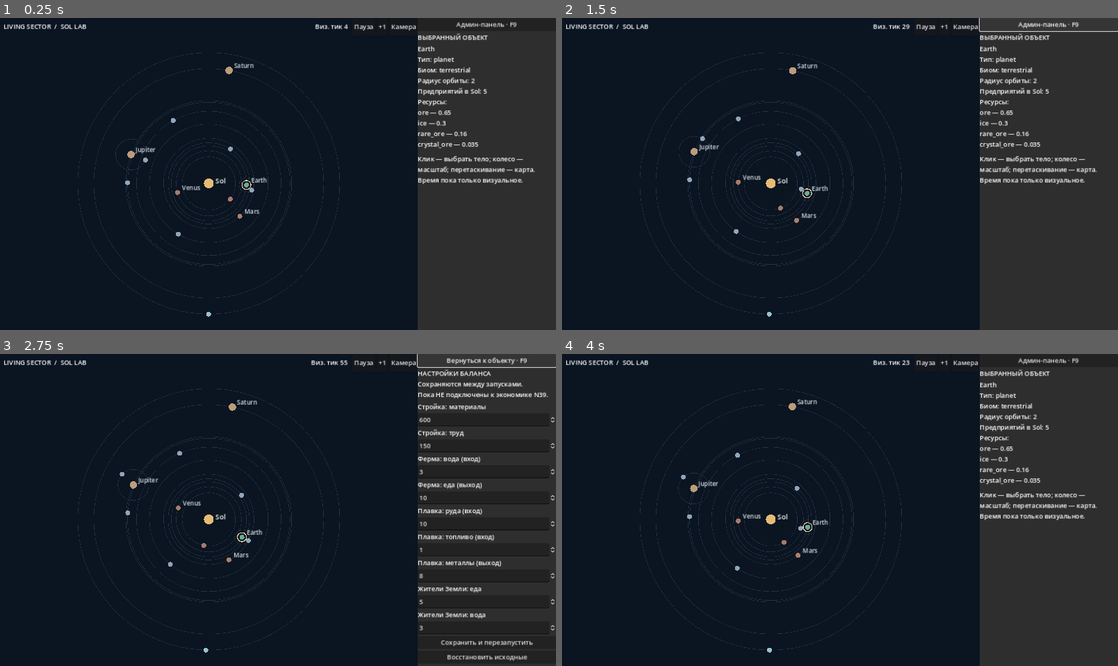
Above: before the commit, frames 1-4 (two rows, left to right).
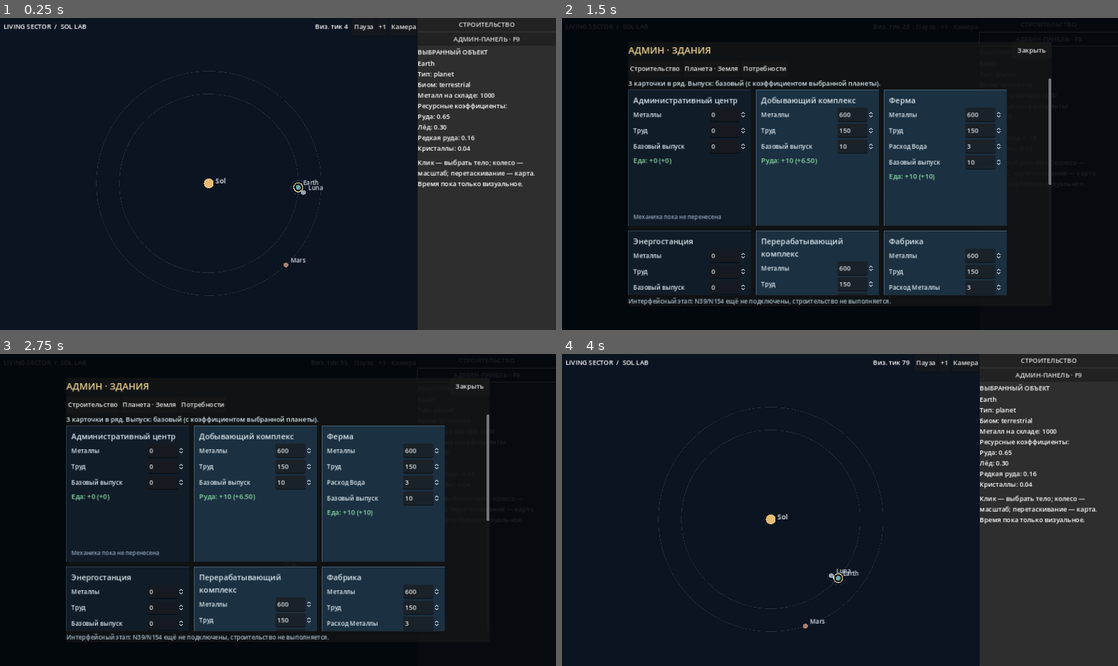
Above: after the commit, the same moments.

Repository: Mefits/Living-Sector
Game: Godot game, scene res://scenes/main.tscn
Same seed, same stepped clock (60 frames per second), same inputs: the game is played once before the commit and once after it.
Inputs (mouse positions are in pixels of both pictures, inside the frame that each line leads up to):
- Up to frame 1 (0.25 s): no input
- Up to frame 2 (1.5 s): click "Админ-панель · F9" (after the commit: "АДМИН-ПАНЕЛЬ · F9") at 0.5 s; click "Вернуться к объекту · F9" (after the commit: "АДМИН-ПАНЕЛЬ · F9") at 1.25 s
- Up to frame 3 (2.75 s): click (489, 360) at 2 s, where only the run after the commit has a clickable "СТРОИТЕЛЬСТВО"
- Up to frame 4 (4 s): click (1051, 641) at 2.75 s, where only the run before the commit has a clickable "Сохранить и перезапустить"; click (1029, 385) at 3.5 s, where only the run after the commit has a clickable "Закрыть"

The runs differ from the first frame. In frame 1, 5.0% of the frame differs, in the area x 14-97%, y 1-96%; in frame 2, 48%, in the area x 0-100%, y 0-100%; in frame 3, 46%; in frame 4, 5.0%.

Commit message:
feat(sol-lab): Godot build and admin grids, three bodies, editable planet yields [skip ci]

Diff:
--- /dev/null
+++ b/sol_lab/scripts/building_browser.gd
@@ -0,0 +1,226 @@
+extends ColorRect
+## Sol Lab build/admin surface. Config is shared with the owning scene.
+signal apply_requested
+signal reset_requested
+const Model = preload("res://scripts/sol_building_model.gd")
+var world: Dictionary = {}
+var config: Dictionary = {}
+var body_id: String = "earth"
+var page: String = "build"
+var title: Label
+var tabs: HBoxContainer
+var contents: VBoxContainer
+var feedback: Label
+
+func _ready() -> void:
+ color = Color(0.01,0.025,0.043,0.90)
+ mouse_filter = Control.MOUSE_FILTER_STOP
+ var centered := CenterContainer.new()
+ add_child(centered)
+ centered.set_anchors_and_offsets_preset(Control.PRESET_FULL_RECT)
+ var panel := PanelContainer.new()
+ panel.custom_minimum_size = Vector2(1040,650)
+ centered.add_child(panel)
+ var layout := VBoxContainer.new()
+ panel.add_child(layout)
+ var header := HBoxContainer.new()
+ layout.add_child(header)
+ title = _label(header,"",23,Color("#edd291"))
+ title.size_flags_horizontal = Control.SIZE_EXPAND_FILL
+ _button(header,"Закрыть",hide)
+ tabs = HBoxContainer.new()
+ layout.add_child(tabs)
+ var scroll := ScrollContainer.new()
+ scroll.size_flags_vertical = Control.SIZE_EXPAND_FILL
+ scroll.custom_minimum_size = Vector2(1000,515)
+ layout.add_child(scroll)
+ contents = VBoxContainer.new()
+ contents.size_flags_horizontal = Control.SIZE_EXPAND_FILL
+ scroll.add_child(contents)
+ feedback = _label(layout,"",15,Color("#a5bdcb"))
+
+func configure(source_world: Dictionary, settings: Dictionary,
+        selected_id: String, admin: bool) -> void:
+ world = source_world
+ config = settings
+ body_id = selected_id
+ _navigate("admin_buildings" if admin else "build")
+ show()
+
+func _button(parent: Node, caption: String, callback: Callable) -> Button:
+ var b := Button.new()
+ b.text = caption
+ b.custom_minimum_size = Vector2(98,41)
+ parent.add_child(b)
+ b.pressed.connect(callback)
+ return b
+
+func _label(parent: Node, value: String, font_size: int = 16,
+        tone: Color = Color("#dce8ee")) -> Label:
+ var l := Label.new()
+ l.text = value
+ l.autowrap_mode = TextServer.AUTOWRAP_WORD_SMART
+ l.add_theme_font_size_override("font_size",font_size)
+ l.add_theme_color_override("font_color",tone)
+ parent.add_child(l)
+ return l
+
+func _clear(parent: Node) -> void:
+ for child in parent.get_children():
+  child.queue_free()
+
+func _navigate(target: String) -> void:
+ page = target
+ _clear(tabs)
+ _clear(contents)
+ feedback.text = "Интерфейсный этап: N39/N154 ещё не подключены, строительство не выполняется."
+ var label: String = "Земля" if body_id=="earth" else ("Луна" if body_id=="luna" else "Марс")
+ if page=="build":
+  title.text = "СТРОИТЕЛЬСТВО · "+label
+  _button(tabs,"Админ · здания",_navigate.bind("admin_buildings"))
+  _cards(false)
+ elif page=="admin_buildings":
+  title.text = "АДМИН · ЗДАНИЯ"
+  _button(tabs,"Строительство",_navigate.bind("build"))
+  _button(tabs,"Планета · "+label,_navigate.bind("admin_planet"))
+  _button(tabs,"Потребности",_navigate.bind("admin_needs"))
+  _cards(true)
+ elif page=="admin_planet":
+  title.text = "АДМИН · ПЛАНЕТА "+label.to_upper()
+  _button(tabs,"Здания",_navigate.bind("admin_buildings"))
+  _button(tabs,"Потребности",_navigate.bind("admin_needs"))
+  _planet()
+ else:
+  title.text = "АДМИН · ПОТРЕБНОСТИ"
+  _button(tabs,"Здания",_navigate.bind("admin_buildings"))
+  _button(tabs,"Планета",_navigate.bind("admin_planet"))
+  _needs()
+ if page!="build":
+  var bar := HBoxContainer.new()
+  contents.add_child(bar)
+  _button(bar,"Сохранить и перезапустить",func(): apply_requested.emit())
+  _button(bar,"Сбросить",func(): reset_requested.emit())
+
+func _cards(editable: bool) -> void:
+ _label(contents,"3 карточки в ряд. Выпуск: базовый (с коэффициентом выбранной планеты).",16)
+ var grid := GridContainer.new()
+ grid.columns = 3
+ grid.add_theme_constant_override("h_separation",12)
+ grid.add_theme_constant_override("v_separation",12)
+ contents.add_child(grid)
+ for building in Model.BUILDINGS:
+  var id: String = str(building["id"])
+  var row: Dictionary = config["buildings"][id]
+  var available: bool = Model.available(building,config["buildings"],world,body_id)
+  var card := PanelContainer.new()
+  card.custom_minimum_size = Vector2(302,246 if not editable else 335)
+  var style := StyleBoxFlat.new()
+  style.bg_color = Color("#1b3040") if available else Color("#111c29")
+  style.border_color = Color("#435d71") if available else Color("#2b3b4a")
+  style.set_border_width_all(1)
+  style.set_content_margin_all(12)
+  card.add_theme_stylebox_override("panel",style)
+  grid.add_child(card)
+  var stack := VBoxContainer.new()
+  card.add_child(stack)
+  _label(stack,str(building["name"]),19)
+  if editable:
+   _spin(stack,"Металлы",float(row["metals"]),_edit_building.bind(id,"metals"),1,100000)
+   _spin(stack,"Труд",float(row["labor"]),_edit_building.bind(id,"labor"),1,100000)
+   for resource in building["inputs"].keys():
+    var key: String = "input_"+str(resource)
+    _spin(stack,"Расход "+Model.resource_label(str(resource)),float(row[key]),_edit_building.bind(id,key),1,100000)
+   if str(building["product"])!="none":
+    _spin(stack,"Базовый выпуск",float(row["base"]),_edit_building.bind(id,"base"),1,100000)
+  else:
+   _label(stack,"Стоимость: %d металла · %d труда" % [int(row["metals"]),int(row["labor"])],15)
+   var needs: Array[String] = []
+   for resource in building["inputs"].keys():
+    needs.append("%d %s" % [int(row["input_"+str(resource)]),Model.resource_label(str(resource))])
+   _label(stack,"Расход/цикл: "+(" + ".join(needs) if not needs.is_empty() else "—"),15)
+  var output := _label(stack,_production(building),17,Color("#89d9a3"))
+  if editable:
+   output.name = "Output_"+id
+  var spacer := Control.new()
+  spacer.size_flags_vertical = Control.SIZE_EXPAND_FILL
+  stack.add_child(spacer)
+  if not bool(building["ported"]):
+   _label(stack,"Механика пока не перенесена",14,Color("#8ea5b5"))
+  if not editable:
+   var button := _button(stack,"Заказать" if available else "Недоступно",_not_connected)
+   button.disabled = not available
+   if not available:
+    card.modulate = Color(0.65,0.69,0.75,1.0)
+
+func _production(building: Dictionary) -> String:
+ var resource: String = str(building["product"])
+ if resource=="none":
+  return "Выработка: —"
+ var value: float = float(config["buildings"][building["id"]]["base"])
+ var result: float = Model.calculated(building,config["buildings"],config["planets"],body_id)
+ return "%s: +%s (+%s)" % [Model.resource_label(resource),_number(value),_number(result)]
+
+func _number(value: float) -> String:
+ if is_equal_approx(value,roundf(value)):
+  return str(int(roundf(value)))
+ return "%.2f" % value
+
+func _not_connected() -> void:
+ feedback.text = "Заказ не создан: N39 ещё не подключён. Ресурсы не списаны."
+
+func _spin(parent: Node, name: String, value: float, callback: Callable,
+        step_value: float, upper: float) -> void:
+ var row := HBoxContainer.new()
+ parent.add_child(row)
+ var caption := _label(row,name,15)
+ caption.size_flags_horizontal = Control.SIZE_EXPAND_FILL
+ var box := SpinBox.new()
+ box.min_value = 0
+ box.max_value = upper
+ box.step = step_value
+ box.rounded = step_value >= 1
+ box.custom_minimum_size = Vector2(90,35)
+ box.value = value
+ row.add_child(box)
+ box.value_changed.connect(callback)
+
+func _edit_building(value: float, building_id: String, key: String) -> void:
+ var row: Dictionary = config["buildings"][building_id]
+ row[key] = int(roundf(value))
+ config["buildings"][building_id] = row
+ for building in Model.BUILDINGS:
+  if str(building["id"])==building_id:
+   # Update green calculated value without replacing the active SpinBox.
+   for card in contents.get_children():
+    if card is GridContainer:
+     for panel in card.get_children():
+      var output: Node = panel.find_child("Output_"+building_id,true,false)
+      if output is Label:
+       output.text = _production(building)
+   break
+ feedback.text = "Изменено. Сохраните и перезапустите."
+
+func _planet() -> void:
+ _label(contents,"Коэффициенты меняются только здесь. Итоговая выработка рассчитывается автоматически.",17)
+ _label(contents,"Еда и промышленные коэффициенты — временные настройки превью.",14)
+ var row: Dictionary = config["planets"][body_id]
+ var keys: Array = row.keys()
+ keys.sort()
+ for key in keys:
+  _spin(contents,Model.resource_label(str(key)),float(row[key]),_edit_planet.bind(str(key)),0.05,10)
+
+func _edit_planet(value: float, key: String) -> void:
+ var row: Dictionary = config["planets"][body_id]
+ row[key] = snappedf(value,0.01)
+ config["planets"][body_id] = row
+ feedback.text = "Коэффициент изменён; проверьте новое число в карточке здания."
+
+func _needs() -> void:
+ _label(contents,"Потребности жителей Земли (пока без симуляции).",17)
+ var needs: Dictionary = config["needs"]
+ _spin(contents,"Еда",float(needs.get("earth_food",5)),_edit_need.bind("earth_food"),1,100000)
+ _spin(contents,"Вода",float(needs.get("earth_water",3)),_edit_need.bind("earth_water"),1,100000)
+
+func _edit_need(value: float, key: String) -> void:
+ config["needs"][key] = int(roundf(value))
+ feedback.text = "Изменено. Сохраните и перезапустите."
--- a/sol_lab/scripts/main.gd
+++ b/sol_lab/scripts/main.gd
@@ -1,6 +1,8 @@
 extends Control
 ## Sol-only read-only visual slice. This does NOT advance authoritative N158/N39.
 const SolProfile = preload("res://scripts/sol_profile.gd")
+const Model = preload("res://scripts/sol_building_model.gd")
+const BuildingBrowser = preload("res://scripts/building_browser.gd")
 const DEFAULTS = "res://data/balance_defaults.json"
 const USER_CONFIG = "user://sol_lab_balance.json"
 const SIDE_WIDTH = 340.0
@@ -20,6 +22,7 @@
 var pause_button: Button
 var time_label: Label
 var admin_open: bool = false
+var browser: ColorRect
 
 func _ready() -> void:
     var parsed: Variant = JSON.parse_string(FileAccess.get_file_as_string("res://data/sol.json"))
@@ -31,7 +34,9 @@
         push_error("Отклонены исходные параметры спутников")
         return
     config = _load_config()
+    _init_extra_settings()
     _build_ui()
+    _make_browser()
     _show_selected()
     queue_redraw()
 
@@ -59,7 +64,8 @@
     sidebar.offset_right = 0.0
     var contents := VBoxContainer.new()
     sidebar.add_child(contents)
-    mode_button = _button(contents, "Админ-панель · F9", _toggle_admin)
+    _button(contents, "СТРОИТЕЛЬСТВО", _open_build)
+    mode_button = _button(contents, "АДМИН-ПАНЕЛЬ · F9", _toggle_admin)
     info_area = VBoxContainer.new()
     contents.add_child(info_area)
     var heading := Label.new()
@@ -72,28 +78,7 @@
     hint.text = "Клик — выбрать тело; колесо — масштаб; перетаскивание — карта.\nВремя пока только визуальное."
     hint.autowrap_mode = TextServer.AUTOWRAP_WORD_SMART
     info_area.add_child(hint)
-    admin_area = ScrollContainer.new()
-    admin_area.visible = false
-    admin_area.size_flags_vertical = Control.SIZE_EXPAND_FILL
-    contents.add_child(admin_area)
-    var items := VBoxContainer.new()
-    items.size_flags_horizontal = Control.SIZE_EXPAND_FILL
-    admin_area.add_child(items)
-    var warning := Label.new()
-    warning.text = "НАСТРОЙКИ БАЛАНСА\nСохраняются между запусками.\nПока НЕ подключены к экономике N39."
-    warning.autowrap_mode = TextServer.AUTOWRAP_WORD_SMART
-    items.add_child(warning)
-    _add_numeric(items, "construction", "materials", "Стройка: материалы")
-    _add_numeric(items, "construction", "labor", "Стройка: труд")
-    _add_numeric(items, "recipes", "farm_water_in", "Ферма: вода (вход)")
-    _add_numeric(items, "recipes", "farm_food_out", "Ферма: еда (выход)")
-    _add_numeric(items, "recipes", "smelt_ore_in", "Плавка: руда (вход)")
-    _add_numeric(items, "recipes", "smelt_fuel_in", "Плавка: топливо (вход)")
-    _add_numeric(items, "recipes", "smelt_metals_out", "Плавка: металлы (выход)")
-    _add_numeric(items, "needs", "earth_food", "Жители Земли: еда")
-    _add_numeric(items, "needs", "earth_water", "Жители Земли: вода")
-    _button(items, "Сохранить и перезапустить", _apply)
-    _button(items, "Восстановить исходные", _restore)
+
 
 func _button(parent: Node, label: String, action: Callable) -> Button:
     var b := Button.new()
@@ -155,16 +140,17 @@
         push_error("Не удалось сохранить баланс")
 
 func _restore() -> void:
-    var defaults: Variant = JSON.parse_string(FileAccess.get_file_as_string(DEFAULTS))
-    if defaults is Dictionary:
-        config = defaults
-        _apply()
+    if FileAccess.file_exists(USER_CONFIG):
+        if DirAccess.remove_absolute(ProjectSettings.globalize_path(USER_CONFIG)) != OK:
+            push_error("Не удалось сбросить баланс")
+            return
+    get_tree().call_deferred("reload_current_scene")
 
 func _toggle_admin() -> void:
-    admin_open = not admin_open
-    info_area.visible = not admin_open
-    admin_area.visible = admin_open
-    mode_button.text = "Вернуться к объекту · F9" if admin_open else "Админ-панель · F9"
+    if browser.visible:
+        browser.hide()
+    else:
+        browser.configure(world, config, selected, true)
 
 func _pause() -> void:
     paused = not paused
@@ -191,7 +177,7 @@
 
 func _radius(body: Dictionary) -> float:
     var r: float = float(body.get("orbit_radius", 0.0))
-    return (30.0 + pow(clampf(r / 24.0, 0.0, 1.0), 0.62) * minf(size.y, size.x - SIDE_WIDTH) * 0.38) * zoom
+    return (30.0 + pow(clampf(r / 4.0, 0.0, 1.0), 0.62) * minf(size.y, size.x - SIDE_WIDTH) * 0.38) * zoom
 
 func _position(center: Vector2, radius: float, body: Dictionary, period_key: String) -> Vector2:
     var period: float = maxf(float(body.get(period_key, 1.0)), 1.0)
@@ -202,10 +188,14 @@
     positions.clear()
     for item in world.get("bodies", []):
         var b: Dictionary = item
+        if not Model.VISIBLE.has(str(b.get("id", ""))):
+            continue
         if str(b.get("parent_body_id", "")).is_empty():
             positions[str(b.get("id", ""))] = _position(_center(), _radius(b), b, "orbit_period")
     for item in world.get("bodies", []):
         var b: Dictionary = item
+        if not Model.VISIBLE.has(str(b.get("id", ""))):
+            continue
         var parent: String = str(b.get("parent_body_id", ""))
         if not parent.is_empty() and positions.has(parent):
             var moon_r: float = clampf(float(b.get("satellite_orbit_radius_native", 0.0)) * 1600.0, 18.0, 38.0) * zoom
@@ -218,6 +208,8 @@
     _rebuild_positions()
     for item in world.get("bodies", []):
         var b: Dictionary = item
+        if not Model.VISIBLE.has(str(b.get("id", ""))):
+            continue
         var parent: String = str(b.get("parent_body_id", ""))
         var radius: float = _radius(b)
         var c: Vector2 = _center()
@@ -230,6 +222,8 @@
     draw_string(font, _center() + Vector2(16, 0), "Sol", HORIZONTAL_ALIGNMENT_LEFT, -1, 17, Color.WHITE)
     for item in world.get("bodies", []):
         var b: Dictionary = item
+        if not Model.VISIBLE.has(str(b.get("id", ""))):
+            continue
         var id: String = str(b.get("id", ""))
         if not positions.has(id):
             continue
@@ -245,24 +239,27 @@
         draw_circle(pos, dot_radius, color)
         if selected == id:
             draw_arc(pos, dot_radius + 5.0, 0.0, TAU, 32, Color("#ecd391"), 2.0)
-        if selected == id or id in ["earth", "venus", "mars", "jupiter", "saturn"]:
+        if selected == id or id in ["earth", "luna", "mars"]:
             draw_string(font, pos + Vector2(11, -6), str(b.get("name", id)), HORIZONTAL_ALIGNMENT_LEFT, -1, 15, Color("#d4dfe5"))
 
 func _show_selected() -> void:
     if details == null:
         return
-    for item in world.get("bodies", []):
-        if str(item.get("id", "")) != selected:
-            continue
-        var resources: Dictionary = item.get("resources", {})
-        var parts: Array[String] = []
-        for resource in resources.keys():
-            parts.append("%s — %s" % [str(resource), str(resources[resource])])
-        var facilities: int = 0
-        for f in world.get("facilities", []):
-            if str(f.get("body", "")) == selected:
-                facilities += 1
-        details.text = "%s\nТип: %s\nБиом: %s\nРадиус орбиты: %s\nПредприятий в Sol: %d\nРесурсы:\n%s" % [str(item.get("name", selected)), str(item.get("type", "")), str(item.get("biome", "")), str(item.get("orbit_radius", "")), facilities, "\n".join(parts)]
+    for body in world.get("bodies", []):
+        if str(body.get("id", "")) != selected:
+            continue
+        var items: Array[String] = [
+            str(body.get("name", selected)),
+            "Тип: "+str(body.get("type", "—")),
+            "Биом: "+str(body.get("biome", "—")),
+            "Металл на складе: %d" % Model.stock(world,selected),
+            "Ресурсные коэффициенты:"
+        ]
+        var coeff: Dictionary = config.get("planets",{}).get(selected,{})
+        for key in body.get("resources",{}).keys():
+            items.append("%s: %.2f" % [Model.resource_label(str(key)),
+                float(coeff.get(key,0.0))])
+        details.text = "\n".join(items)
         return
 
 func _gui_input(event: InputEvent) -> void:
@@ -301,3 +298,39 @@
     if event is InputEventKey and event.pressed and not event.echo and event.keycode == KEY_F9:
         _toggle_admin()
         get_viewport().set_input_as_handled()
+
+func _init_extra_settings() -> void:
+    config["buildings"] = Model.building_defaults()
+    config["planets"] = Model.planet_defaults(world)
+    if not FileAccess.file_exists(USER_CONFIG):
+        return
+    var parsed: Variant = JSON.parse_string(FileAccess.get_file_as_string(USER_CONFIG))
+    if not (parsed is Dictionary):
+        return
+    for group in ["buildings","planets"]:
+        var saved: Variant = parsed.get(group,null)
+        if not (saved is Dictionary):
+            continue
+        var target: Dictionary = config[group]
+        for id in target.keys():
+            if not (saved.get(id,null) is Dictionary):
+                continue
+            var defaults: Dictionary = target[id]
+            for key in defaults.keys():
+                var n: Variant = saved[id].get(key,null)
+                if (n is float or n is int) and is_finite(float(n)) and (
+                        float(n) >= 0.0) and float(n) <= 100000.0:
+                    defaults[key] = float(n) if group=="planets" else int(n)
+            target[id] = defaults
+        config[group] = target
+
+func _make_browser() -> void:
+    browser = BuildingBrowser.new()
+    add_child(browser)
+    browser.set_anchors_and_offsets_preset(Control.PRESET_FULL_RECT)
+    browser.apply_requested.connect(_apply)
+    browser.reset_requested.connect(_restore)
+    browser.hide()
+
+func _open_build() -> void:
+    browser.configure(world,config,selected,false)
--- /dev/null
+++ b/sol_lab/scripts/sol_building_model.gd
@@ -0,0 +1,61 @@
+extends RefCounted
+## UI-only catalog; original Rust-port seed is unchanged.
+const VISIBLE: Array = ["earth", "luna", "mars"]
+const BUILDINGS: Array = [
+ {"id":"administrative_center","name":"Административный центр","product":"food","base":0,"inputs":{},"ported":false},
+ {"id":"mining_rig","name":"Добывающий комплекс","product":"ore","base":10,"inputs":{},"ported":true},
+ {"id":"farm","name":"Ферма","product":"food","base":10,"inputs":{"water":3},"ported":true},
+ {"id":"power_plant","name":"Энергостанция","product":"energy_cells","base":0,"inputs":{},"ported":false},
+ {"id":"refinery","name":"Перерабатывающий комплекс","product":"metals","base":8,"inputs":{"ore":10,"fuel":1},"ported":true},
+ {"id":"factory","name":"Фабрика","product":"components","base":5,"inputs":{"metals":3,"polymers":1},"ported":true},
+ {"id":"spaceport","name":"Космопорт","product":"none","base":0,"inputs":{},"ported":false},
+ {"id":"orbital_platform","name":"Орбитальная платформа","product":"none","base":0,"inputs":{},"ported":false},
+ {"id":"shipyard","name":"Верфь (модуль)","product":"none","base":0,"inputs":{},"ported":false}
+]
+const LABELS: Dictionary = {"ore":"Руда","ice":"Лёд","gas":"Газ","rare_ore":"Редкая руда","crystal_ore":"Кристаллы","water":"Вода","food":"Еда","metals":"Металлы","components":"Компоненты","fuel":"Топливо","polymers":"Полимеры","energy_cells":"Энергия","none":"—"}
+static func resource_label(id: String) -> String:
+ return str(LABELS.get(id,id))
+static func building_defaults() -> Dictionary:
+ var result: Dictionary = {}
+ for b in BUILDINGS:
+  var native: bool = bool(b["ported"])
+  var row: Dictionary = {"metals":600 if native else 0,"labor":150 if native else 0,"base":int(b["base"])}
+  for ingredient in b["inputs"].keys():
+   row["input_"+str(ingredient)] = int(b["inputs"][ingredient])
+  result[str(b["id"])] = row
+ return result
+static func planet_defaults(world: Dictionary) -> Dictionary:
+ var result: Dictionary = {}
+ for b in world.get("bodies",[]):
+  var id: String = str(b.get("id",""))
+  if not VISIBLE.has(id):
+   continue
+  var row: Dictionary = (b.get("resources",{}) as Dictionary).duplicate(true)
+  row["food"] = 1.0 if id=="earth" else 0.0
+  for product in ["metals","components","energy_cells"]:
+   if not row.has(product):
+    row[product] = 1.0
+  result[id] = row
+ return result
+static func calculated(b: Dictionary, settings: Dictionary, planets: Dictionary, body: String) -> float:
+ var product: String = str(b["product"])
+ if product=="none":
+  return 0.0
+ var base: float = float(settings.get(str(b["id"]),{}).get("base",0))
+ var coefficient: float = float(planets.get(body,{}).get(product,1.0))
+ return snappedf(base * coefficient, 0.01)
+static func stock(world: Dictionary, body: String) -> int:
+ for f in world.get("facilities",[]):
+  if str(f.get("body","")) != body or str(f.get("type","")) != "station":
+   continue
+  for market in world.get("markets",[]):
+   if str(market.get("facility_id","")) == str(f.get("location","")):
+    return int(market.get("supply",{}).get("metals",0))
+ return 0
+static func colony(world: Dictionary, body: String) -> bool:
+ for f in world.get("facilities",[]):
+  if str(f.get("body","")) == body and str(f.get("type","")) == "station":
+   return true
+ return false
+static func available(b: Dictionary, settings: Dictionary, world: Dictionary, body: String) -> bool:
+ return bool(b["ported"]) and colony(world,body) and stock(world,body) >= int(settings.get(str(b["id"]),{}).get("metals",0))
--- /dev/null
+++ b/sol_lab/tests/sol_building_model_check.gd
@@ -0,0 +1,28 @@
+extends SceneTree
+const Model = preload("res://scripts/sol_building_model.gd")
+func _initialize() -> void:
+ var seed: Variant = JSON.parse_string(FileAccess.get_file_as_string("res://data/sol.json"))
+ if not (seed is Dictionary):
+  push_error("SOL_LAB_MODEL_FAIL: missing Sol")
+  quit(1)
+  return
+ var planets: Dictionary = Model.planet_defaults(seed)
+ var buildings: Dictionary = Model.building_defaults()
+ var mine: Dictionary = Model.BUILDINGS[1]
+ var valid: bool = Model.VISIBLE == ["earth","luna","mars"]
+ valid = valid and planets.size()==3
+ valid = valid and absf(Model.calculated(mine,buildings,planets,"earth")-6.5)<0.001
+ valid = valid and absf(Model.calculated(mine,buildings,planets,"luna")-3.0)<0.001
+ var earth: Dictionary = planets["earth"]
+ earth["ore"] = 0.4
+ planets["earth"] = earth
+ valid = valid and absf(Model.calculated(mine,buildings,planets,"earth")-4.0)<0.001
+ valid = valid and Model.stock(seed,"earth")==1000
+ valid = valid and Model.available(Model.BUILDINGS[2],buildings,seed,"earth")
+ valid = valid and not Model.available(Model.BUILDINGS[2],buildings,seed,"mars")
+ if valid:
+  print("SOL_LAB_MODEL_PASS")
+  quit(0)
+ else:
+  push_error("SOL_LAB_MODEL_FAIL")
+  quit(1)
